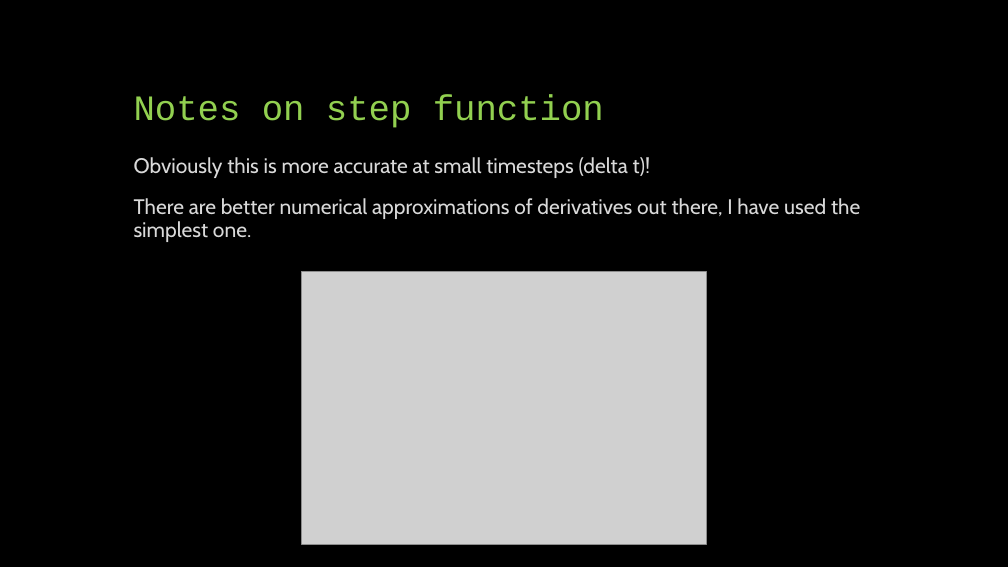
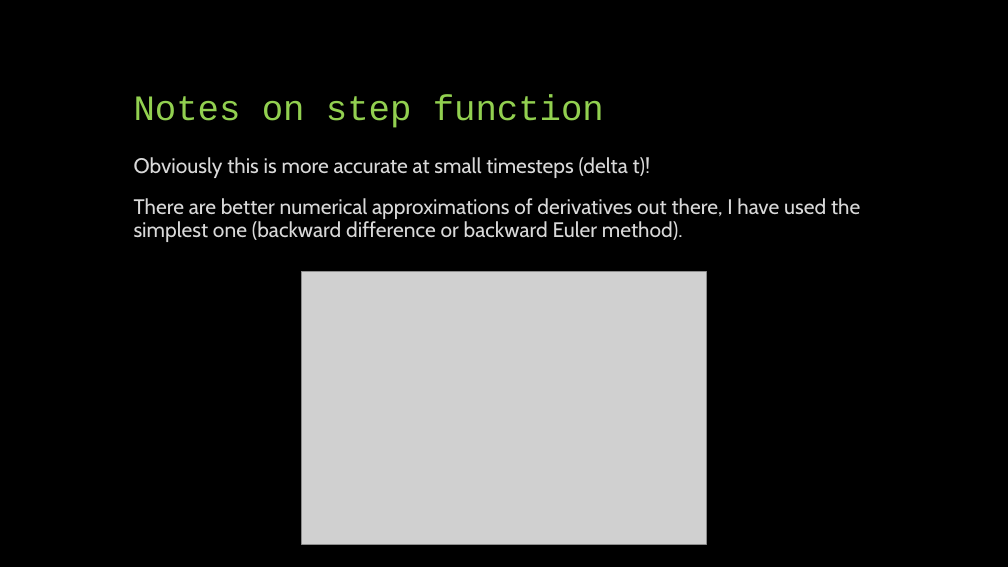
Before and after one commit to phys3112/Tutorials-with-Matt, a slide deck: slide 9 of Tutorial 5 Iterative methods.pptx (slide 10 before the commit). Drawn at 1008x567 pixels with LibreOffice and Linux fonts; fonts in the diff are those of the drawing; grey boxes stand for pictures. Boxes give left, top, right and bottom in pixels: in the first picture for what was removed or moved away, otherwise in the second. Text is boxed around its words. In the diff, an @@ line names an element or a change of style, - is before the commit and + after.

```diff
--- a/Tutorial 5 Iterative methods.pptx
+++ b/Tutorial 5 Iterative methods.pptx
@@ text at bbox=[134, 198, 860, 242]: text changed @@
-There are better numerical approximations of derivatives out there, I have used the simplest one.
+There are better numerical approximations of derivatives out there, I have used the simplest one (backward difference or backward Euler method).
```
Also in this commit, not shown: 7 other slides changed, 1 slide added, 2 slides removed, 1 other file.
